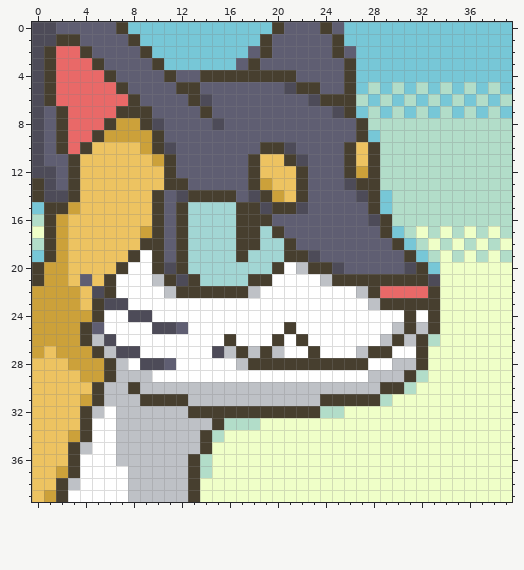
One commit to this pixel-art sprite: portrait/0200/Normal.png. Above is the file before it was changed.
The file is 40x40 pixels.
And afterwards:
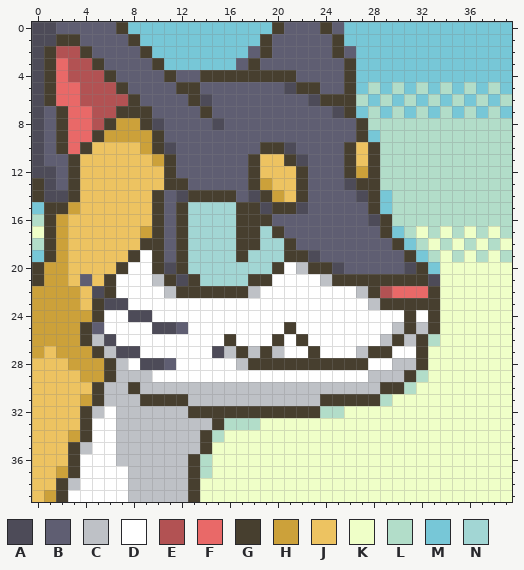
Palette (. is transparent): A #4d4b58  B #5f5e72  C #bec1c6  D #ffffff  E #b25253  F #e96968  G #473f2f  H #cca13a  J #edc361  K #efffc8  L #b2ddc9  M #77c7d7  N #a2d6d4
The edit:
y 2: x 2..3 FF -> EE
y 3: x 3..4 FF -> EE
y 4: x 3..5 FFF -> EEE
y 5: x 4..6 FFF -> EEE
y 6: x 4..7 FFFF -> EEEE
y 7: x 5..6 FF -> EE
y 8: x 5 F -> E
y 22: x 29 F -> E
Where, in picture pixels (left, top, right, bottom), the same in both pictures:
changed: (56, 46, 128, 130)
changed: (380, 286, 392, 298)
